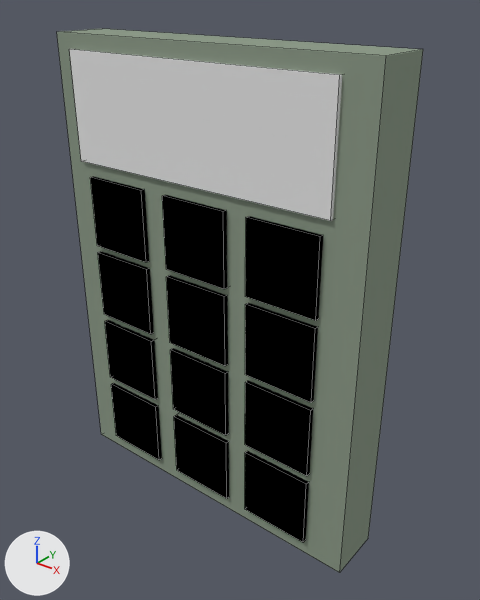
The Blender file RAW Files/Level_01/Blender Files/Keypad.blend: old version first, new version second.
Before and after are seen from a 50 mm lens placed at (0.206, -0.24, 0.149), pointed at (0.01, 0.005, -0.003). Lighting does not change. The marker at lower left points along +X, +Y and +Z. Mesh edges are drawn as thin lines.

The first picture shows 'Keypad_Button_#', 'Keypad_Button_*', 'Keypad_Button_0', 'Keypad_Button_1', 'Keypad_Button_2', 'Keypad_Button_3', 'Keypad_Button_4', 'Keypad_Button_5', 'Keypad_Button_6', 'Keypad_Button_7', 'Keypad_Button_8', 'Keypad_Button_9', 'Keypad_Housing', 'Keypad_Screen'.
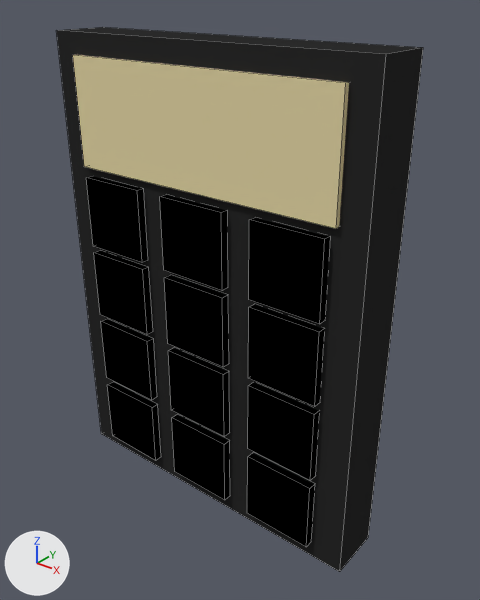
Where the change shows, as pixel boxes (x1, y1, x2, y2) in the pictures (480 x 600 px):
'Keypad_Housing', recoloured, moved (grey to black): before (57, 29, 423, 573); after (56, 27, 423, 572)
'Keypad_Screen', recoloured, moved: before (69, 49, 342, 221); after (73, 55, 349, 229)
'Keypad_Button_3', moved: before (245, 216, 323, 321); after (249, 218, 330, 324)
'Keypad_Button_6', moved: before (245, 303, 318, 403); after (248, 305, 324, 407)
'Keypad_Button_2', moved: before (162, 195, 227, 289); after (160, 195, 227, 290)
'Keypad_Button_9', moved: before (245, 381, 313, 476); after (248, 383, 319, 480)
'Keypad_Button_5', moved: before (166, 275, 228, 366); after (164, 275, 228, 367)
'Keypad_Button_#', moved: before (245, 451, 309, 542); after (247, 453, 314, 547)
'Keypad_Button_1', moved: before (90, 177, 149, 262); after (86, 176, 147, 263)
'Keypad_Button_8', moved: before (170, 348, 229, 435); after (168, 348, 229, 437)
'Keypad_Button_4', moved: before (98, 251, 154, 334); after (94, 251, 152, 335)
'Keypad_Button_0', moved: before (174, 415, 229, 499); after (172, 415, 229, 500)
'Keypad_Button_7', moved: before (105, 320, 158, 400); after (101, 319, 156, 400)
'Keypad_Button_*', moved: before (111, 383, 162, 460); after (108, 382, 160, 461)

The change, as a diff of the scene's bpy script:
```diff
--- a/RAW Files/Level_01/Blender Files/Keypad.blend.py
+++ b/RAW Files/Level_01/Blender Files/Keypad.blend.py
@@ mat_material @@
 mat_material = diffuse_material('Material')
-mat_material.base_color = (0.8, 0.8, 0.8)  # white #e7e7e7
+mat_material.base_color = (0.8, 0.695, 0.39)  # beige #e7d9a8
@@ me_cube_001 @@
 me_cube_001.from_pydata(...)  # 8 vertices, 6 faces; spans x -1.04..0.96, y -1.0..1.0, z -1.0..1.0
 # used by ob_keypad_screen; location = (0.0, -0.015, 0.0887); scale = (0.0779, 0.0018, 0.028)
+# me_cube_001 part 1: the whole mesh is moved by (0.04, 0.53, -0.09)
 me_cube_001.materials.append(mat_material)
@@ me_cube @@
 me_cube.from_pydata(...)  # 8 vertices, 6 faces; spans x -1.0..1.0, y -1.0..1.0, z -1.0..1.0
-me_cube.materials.append(mat_material_001)  # grey #8e9c8a
+me_cube.materials.append(mat_material_006)  # black #2c2c2c
@@ ob_keypad_button_0 @@
 ob_keypad_button_0 = bpy.data.objects.new('Keypad_Button_0', me_cube_013)
-ob_keypad_button_0.location = (0.0, -0.015, -0.0971)
+ob_keypad_button_0.location = (0.0, -0.0166, -0.0971)
 ob_keypad_button_0.scale = (0.0195, 0.00233, 0.0195)
@@ ob_keypad_button @@
 ob_keypad_button = bpy.data.objects.new('Keypad_Button_*', me_cube_012)
-ob_keypad_button.location = (-0.0535, -0.015, -0.0971)
+ob_keypad_button.location = (-0.055, -0.0166, -0.0971)
 ob_keypad_button.scale = (0.0195, 0.00233, 0.0195)
@@ ob_keypad_button_1 @@
 ob_keypad_button_1 = bpy.data.objects.new('Keypad_Button_#', me_cube_011)
-ob_keypad_button_1.location = (0.0519, -0.015, -0.0971)
+ob_keypad_button_1.location = (0.055, -0.0166, -0.0971)
 ob_keypad_button_1.scale = (0.0195, 0.00233, 0.0195)
@@ ob_keypad_button_9 @@
 ob_keypad_button_9 = bpy.data.objects.new('Keypad_Button_9', me_cube_010)
-ob_keypad_button_9.location = (0.0519, -0.015, -0.0529)
+ob_keypad_button_9.location = (0.055, -0.0166, -0.0529)
 ob_keypad_button_9.scale = (0.0195, 0.00233, 0.0195)
@@ ob_keypad_button_7 @@
 ob_keypad_button_7 = bpy.data.objects.new('Keypad_Button_7', me_cube_009)
-ob_keypad_button_7.location = (-0.0535, -0.015, -0.0529)
+ob_keypad_button_7.location = (-0.055, -0.0166, -0.0529)
 ob_keypad_button_7.scale = (0.0195, 0.00233, 0.0195)
@@ ob_keypad_button_8 @@
 ob_keypad_button_8 = bpy.data.objects.new('Keypad_Button_8', me_cube_008)
-ob_keypad_button_8.location = (0.0, -0.015, -0.0529)
+ob_keypad_button_8.location = (0.0, -0.0166, -0.0529)
 ob_keypad_button_8.scale = (0.0195, 0.00233, 0.0195)
@@ ob_keypad_button_5 @@
 ob_keypad_button_5 = bpy.data.objects.new('Keypad_Button_5', me_cube_007)
-ob_keypad_button_5.location = (0.0, -0.015, -0.0094)
+ob_keypad_button_5.location = (0.0, -0.0166, -0.0094)
 ob_keypad_button_5.scale = (0.0195, 0.00233, 0.0195)
@@ ob_keypad_button_4 @@
 ob_keypad_button_4 = bpy.data.objects.new('Keypad_Button_4', me_cube_006)
-ob_keypad_button_4.location = (-0.0535, -0.015, -0.0094)
+ob_keypad_button_4.location = (-0.055, -0.0166, -0.0094)
 ob_keypad_button_4.scale = (0.0195, 0.00233, 0.0195)
@@ ob_keypad_button_6 @@
 ob_keypad_button_6 = bpy.data.objects.new('Keypad_Button_6', me_cube_005)
-ob_keypad_button_6.location = (0.0519, -0.015, -0.0094)
+ob_keypad_button_6.location = (0.055, -0.0166, -0.0094)
 ob_keypad_button_6.scale = (0.0195, 0.00233, 0.0195)
@@ ob_keypad_button_3 @@
 ob_keypad_button_3 = bpy.data.objects.new('Keypad_Button_3', me_cube_004)
-ob_keypad_button_3.location = (0.0519, -0.015, 0.0336)
+ob_keypad_button_3.location = (0.055, -0.0166, 0.0336)
 ob_keypad_button_3.scale = (0.0195, 0.00233, 0.0195)
@@ ob_keypad_button_1_1 @@
 ob_keypad_button_1_1 = bpy.data.objects.new('Keypad_Button_1', me_cube_003)
-ob_keypad_button_1_1.location = (-0.0535, -0.015, 0.0336)
+ob_keypad_button_1_1.location = (-0.055, -0.0166, 0.0336)
 ob_keypad_button_1_1.scale = (0.0195, 0.00233, 0.0195)
@@ ob_keypad_button_2 @@
 ob_keypad_button_2 = bpy.data.objects.new('Keypad_Button_2', me_cube_002)
-ob_keypad_button_2.location = (0.0, -0.015, 0.0336)
+ob_keypad_button_2.location = (0.0, -0.0166, 0.0336)
 ob_keypad_button_2.scale = (0.0195, 0.00233, 0.0195)
@@ ob_keypad_screen @@
 ob_keypad_screen = bpy.data.objects.new('Keypad_Screen', me_cube_001)
-ob_keypad_screen.location = (0.0, -0.015, 0.0887)
+ob_keypad_screen.location = (0.0, -0.0166, 0.0887)
 ob_keypad_screen.scale = (0.0779, 0.0018, 0.028)
@@ ob_keypad_housing @@
 ob_keypad_housing = bpy.data.objects.new('Keypad_Housing', me_cube)
-ob_keypad_housing.location = (0.0, 0.0, -0.0006)
+ob_keypad_housing.location = (0.0, 0.0, 0.0)
 ob_keypad_housing.scale = (0.0919, 0.015, 0.125)
```
